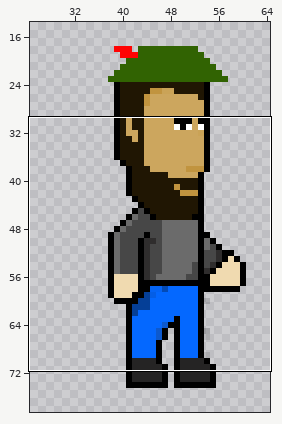
Sprite sheet, stored at Sprites - Copy/0_Combo/Jake/Black Blue.png. Above: a wide view before the commit, with the close-up outlined.
Close-up. As it was:
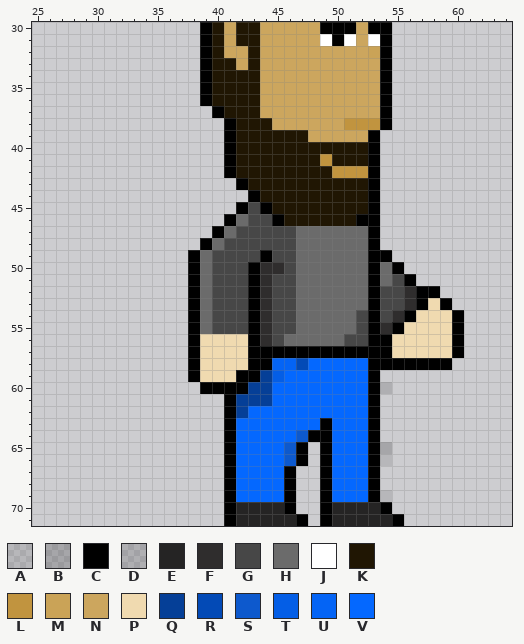
The file is 100x100 pixels. Pixels under 10% opacity are left out. Colours within 5 levels of each other are drawn and written as one. Shown: x 25..64, y 30..71. The wide view leaves out empty margins.
Palette (. is transparent): A #0000001b  B #00000030  C #000000  D #00000025  E #252424  F #2f2d2d  G #474747  H #6b6b6b  J #ffffff  K #201603  L #c1943f  M #caa357  N #cca65e  P #f0dab0  Q #053f97  R #034ab6  S #0d59cd  T #045ee6  U #0464f5  V #0468ff
Pixels before, first column x 38:
30 .CKNKKNNNNNCCCNCC......
31 .CKNKKNNNNNJCJNJC......
32 .CKNNKNNNNNNNNNMC......
33 .CKKNKNNNNNNNNNNC......
34 .CKKKKNNNNNNNNNNC......
35 .CKKKKNNNNNNNNNNC......
36 .CKKKKNNNNNNNNNNC......
37 ..CKKKNNNNNNNNNNC......
38 ...CKKKNNNNNNLLLC......
39 ...CKKKKKKNNNNNC.......
40 ...CKKKKKKKKKKKC.......
41 ...CKKKKKKKLKKKC.......
42 ...CKKKKKKKKLLLC.......
43 ....CKKKKKKKKKKC.......
44 .....CKKKKKKKKKC.......
45 ....CGCKKKKKKKKC.......
46 ...CHGGCKKKKKKCC.......
47 ..CHGGGGGHHHHHHC.......
48 .CHGGGGGGHHHHHHC.......
49 CHGGGGCGGHHHHHHCC......
50 CHGGGCFFGHHHHHHCHC.....
51 CHGGGCFGGHHHHHHCHGC....
52 CHGGGCFGGHHHHHHCGGFCC..
53 CHGGGCFGGHHHHHHCGGFCPC.
54 CHGGGCFGGHHHHHGCGFCPPPC
55 CHGGGCFGGHHHHHGCFCPPPPC
56 CPPPPCFGHHHHHGGCCPPPPPC
57 CPPPPCCCCCCCCCCCCPPPPPC
58 CPPPPCCUURVVVVVCCCCCCC.
59 CPPPCCQTVVVVVVVC.......
60 .CCCCQQVVVVVVVVCD......
61 ...CQQQVVVVVVVVC.......
62 ...CQVVVVVVVVVVC.......
63 ...CVVVVVVVCVVVC.......
64 ...CVVVVVSCCVVVC.......
65 ...CVVVVSC.CVVVCB......
66 ...CVVVVSC.CVVVCA......
67 ...CVVVVC..CVVVC.......
68 ...CVVVVC..CVVVC.......
69 ...CVVVVC..CVVVCA......
70 ...CEEEEC..CEEEEC......
71 ...CEEEEEC.CEEEEEC.....
And afterwards:
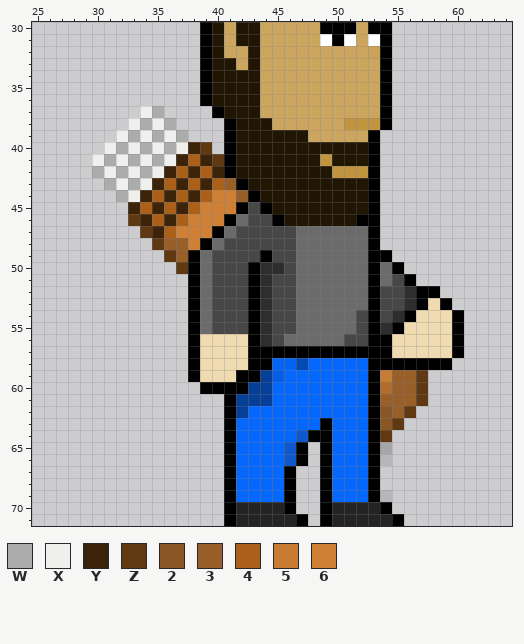
Colours new in this view: W #acacac  X #efefee  Y #3c230a  Z #603913  2 #8a5625  3 #985f29  4 #ab6019  5 #c77b33  6 #cf8035
The exact change:
Colour D changes from #00000025 to #b16d2d.
Colour 2 now appears in rows 62 to 63 at x 54.
Colour 3 now appears in row 43 at x 41; in row 44 at x 42; in row 48 at x 36 to 37; in row 49 at x 37; in rows 59 to 60 at x 55 to 56; in row 61 at x 54 to 56.
Colour 3 now appears in row 62 at x 55.
Colour 4 now appears in row 41 at x 38; in row 42 at x 37 and 39; in row 43 at x 36, 38 and 40; in row 44 at x 35, 37 and 39; in row 45 at x 34, 36 and 38; in row 46 at x 35 and 37.
Colour 4 now appears in row 47 at x 36.
Colour 5 now appears in row 59 at x 54.
Colour 6 now appears in row 44 at x 40 to 41; in row 45 at x 39 to 41; in row 46 at x 38 to 40; in row 47 at x 37 to 39; in row 48 at x 38.
Colour W now appears in row 37 at x 35; in row 38 at x 34 and 36; in row 39 at x 33, 35 and 37; in row 40 at x 32, 34 and 36; in row 41 at x 31, 33 and 35; in row 42 at x 30, 32 and 34.
Colour W now appears in row 43 at x 31 and 33; in row 44 at x 32.
Colour X now appears in row 37 at x 34; in row 38 at x 33 and 35; in row 39 at x 32, 34 and 36; in row 40 at x 31, 33, 35 and 37; in row 41 at x 30, 32, 34 and 36; in row 42 at x 31, 33 and 35.
Colour X now appears in row 43 at x 32 and 34; in row 44 at x 33.
Colour Y now appears in row 40 at x 38; in row 41 at x 37 and 39; in row 42 at x 36, 38 and 40; in row 43 at x 35, 37 and 39; in row 44 at x 34, 36 and 38; in row 45 at x 33, 35 and 37.
Colour Y now appears in row 46 at x 34 and 36; in row 47 at x 35.
Colour Z now appears in row 40 at x 39; in row 41 at x 40; in row 46 at x 33; in row 47 at x 34; in row 48 at x 35; in row 49 at x 36.
Colour Z now appears in row 50 at x 37; in rows 59 to 61 at x 57; in row 62 at x 56; in row 63 at x 55; in row 64 at x 54.
Where, in picture pixels (left, top, right, bottom), the same in both close-ups:
added: (92, 106, 248, 274)
changed: (380, 370, 428, 442)
